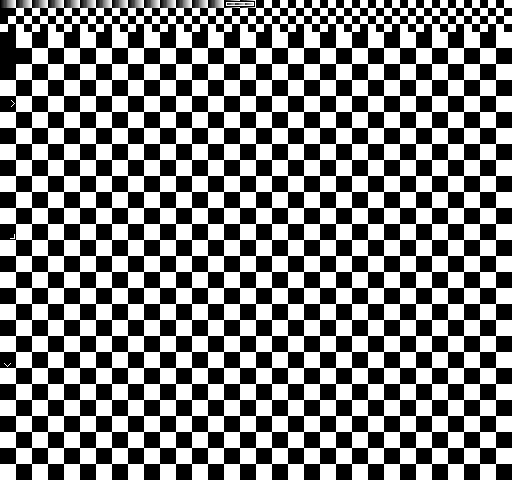
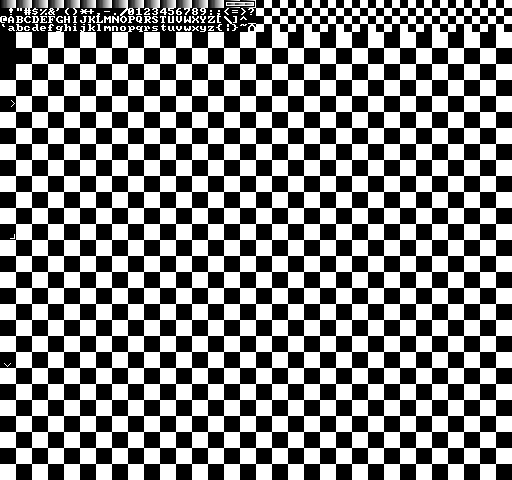
Two versions of the same layered image (512 × 480). Layer-by-layer changes:
painted on "Graphics" over [0, 8, 256, 32]
